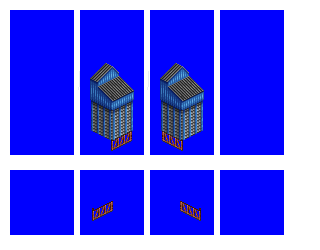
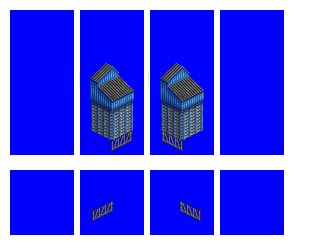
Layer changes from the first 320 x 250 image to the second:
painted on "legs" over [92, 131, 201, 220]
